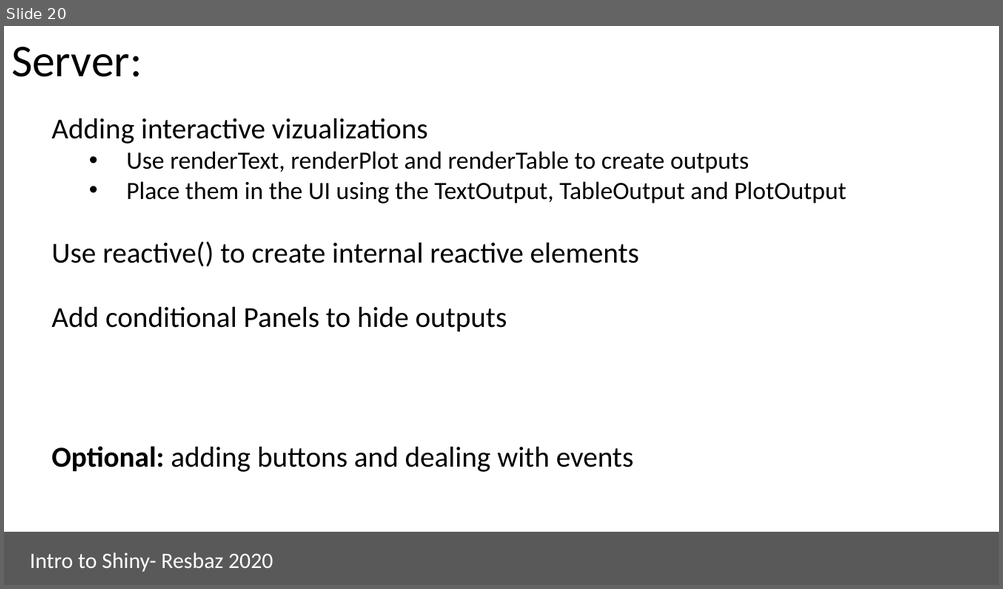
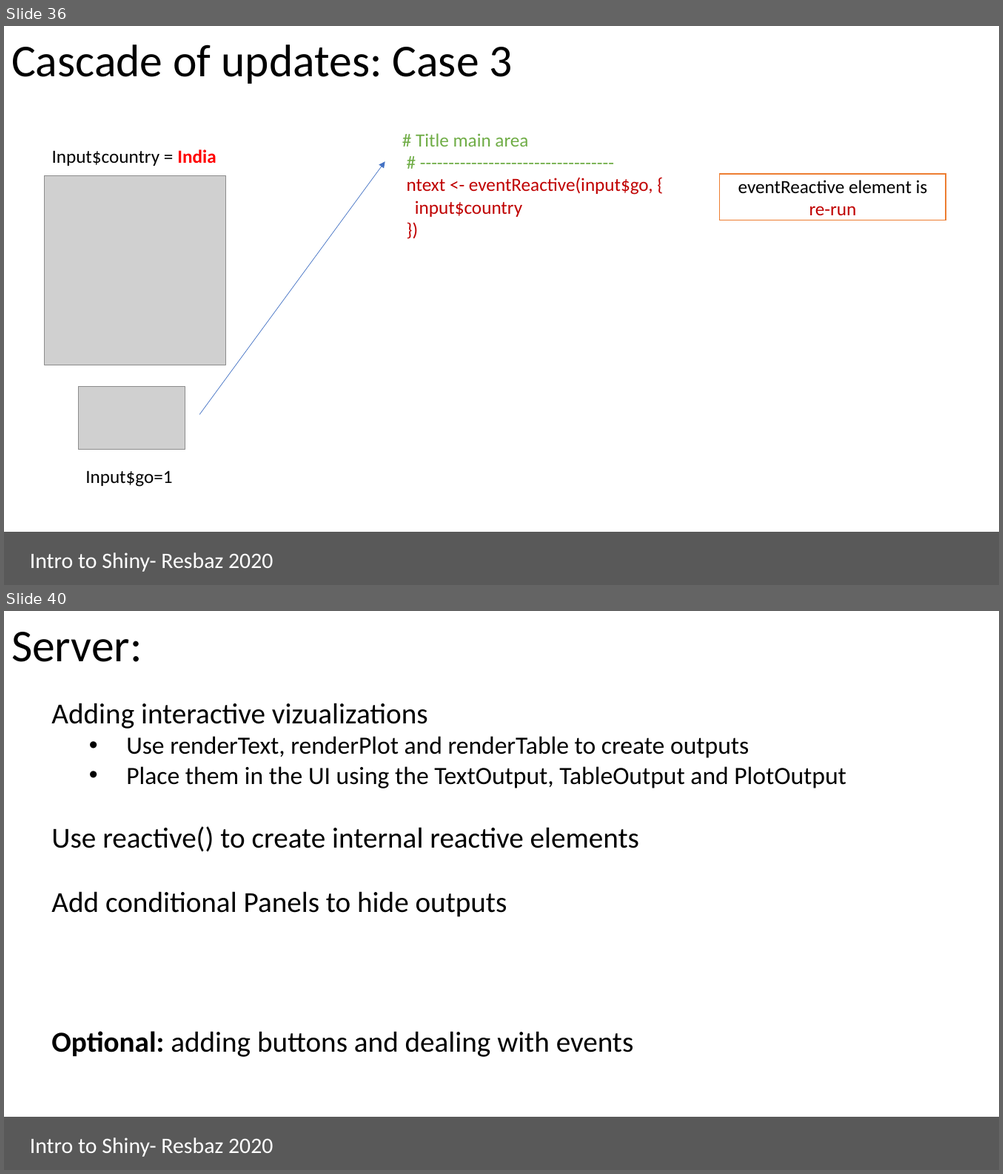
Before and after one commit to aponsero/Shiny_app_workshop_2020, a slide deck: Presentation/Presentation_slides.pptx. Shown one above the other, each under a label of ours: slide 20 before the commit, slides 36 and 40 after it; the slides between them are not shown. The pictures are 1003x589 and 1003x1174 pixels, drawn with LibreOffice and Linux fonts; fonts in the diff are those of the drawing; grey boxes stand for pictures. Boxes give left, top, right and bottom in pixels: in the first picture for what was removed or moved away, otherwise in the second. Text is boxed around its words. In the diff, an @@ line names an element or a change of style, - is before the commit and + after.

```diff
--- a/Presentation/Presentation_slides.pptx
+++ b/Presentation/Presentation_slides.pptx
@@ slide 36 added at [4, 26, 999, 585], background #FFFFFF @@
@@ title added at [11, 44, 512, 84], 44 pt, text #000000 @@
+Cascade of updates: Case 3
@@ text added at [407, 133, 653, 217], 18 pt, text #70AD47 @@
+# Title main area
+# ----------------------------------
+ntext <- eventReactive(input$go, {
+input$country
+})
@@ text added at [52, 150, 216, 166], 18 pt, text #000000 @@
+Input$country = India
@@ picture added at [44, 176, 225, 366] @@
@@ arrow added from (199, 414) to (385, 162), #4472C4 0.5 pt @@
@@ rectangle added at [720, 174, 945, 220], fill #FFFFFF, outline #ED7D31 1 pt, 18 pt, text #000000 @@
+eventReactive element is re-run
@@ picture added at [79, 386, 185, 450] @@
@@ text added at [85, 471, 172, 487], 18 pt, text #000000 @@
+Input$go=1
@@ rectangle added at [4, 534, 999, 585], fill #595959, outline #595959 1 pt @@
@@ rectangle added at [22, 543, 302, 577], outline #595959 0.75 pt, 21.3 pt, text #FFFFFF @@
+Intro to Shiny- Resbaz 2020
@@ what was slide 20 is now slide 40 @@
```
Also in this commit, not shown: 19 other slides added, 1 other file.
